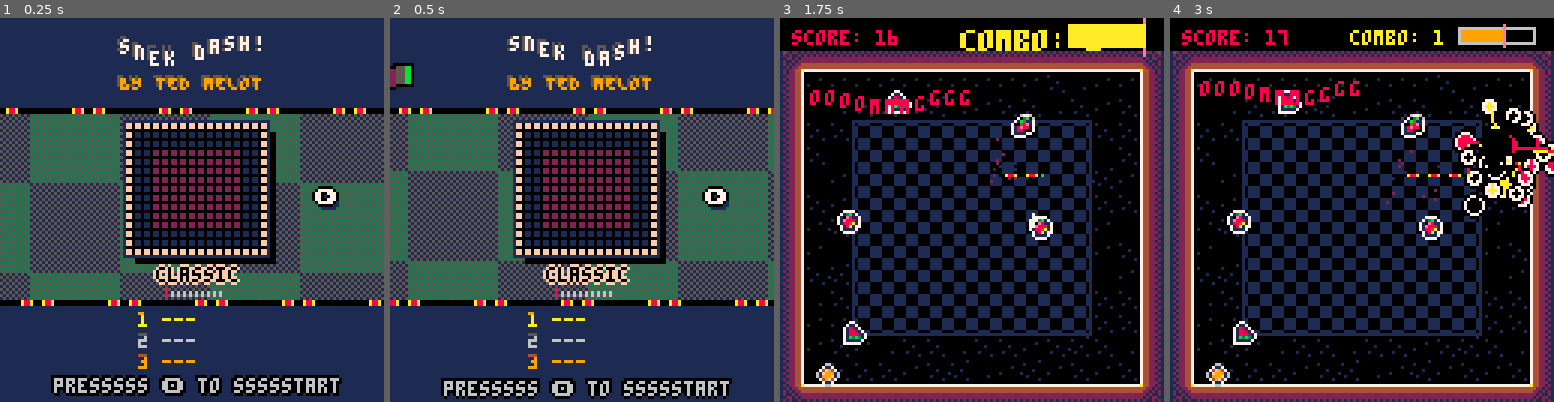
Above: before the commit, frames 1-4 (left to right).
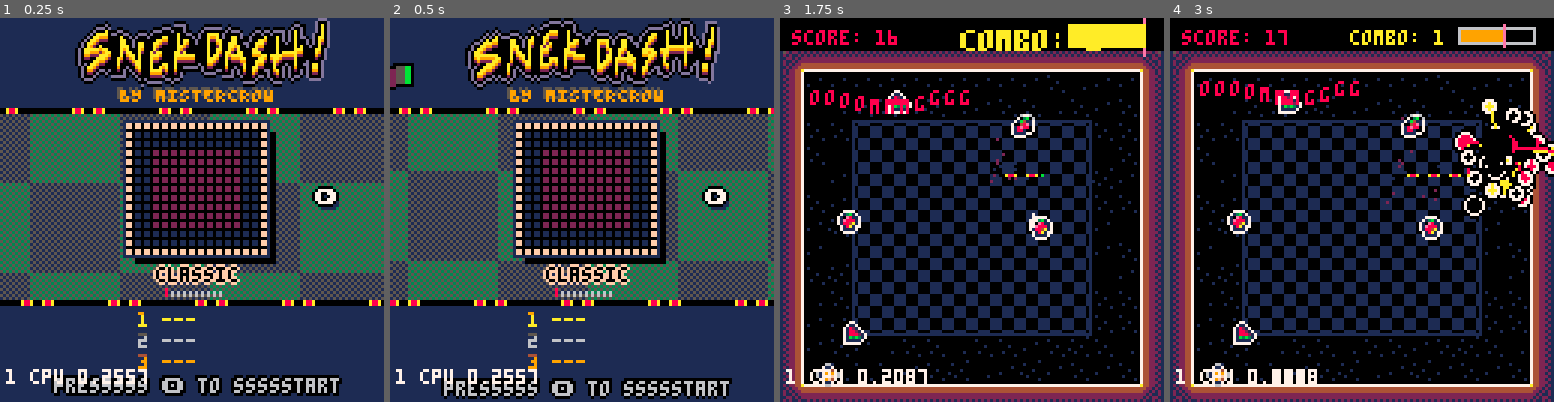
Above: after the commit, the same moments.

Repository: tmelot2/pico-8
Game: PICO-8 cartridge snekdash.p8
Two runs of this game, one before a commit and one after it. Both use one fixed random seed, a clock stepped at 60 frames per second and the inputs below.
Inputs:
- Up to frame 1 (0.25 s): no input
- Up to frame 2 (0.5 s): tap X (X key) at 0.33 s
- Up to frame 3 (1.75 s): tap O (Z key) at 0.7, 1.7 s; tap X (X key) at 1.07 s; hold Right from 1.6 s (still down)
- Up to frame 4 (3 s): tap X (X key) at 1.85, 2.97 s; release Right at 2.1 s; tap O (Z key) at 2.1, 2.5, 2.9 s; hold Up 2.15-2.42 s; hold Right from 2.47 s (still down)

The runs differ from the first frame. In frame 1, 11% of the frame differs, in the area x 1-86%, y 0-96%; in frame 2, 11%; in frame 3, 0.5%; in frame 4, 0.6%.

Commit message:
Title gfx!!!

Diff:
--- a/snekdash.p8
+++ b/snekdash.p8
@@ -172,7 +172,7 @@
     nameEntryDraw()
   end
 
-  -- addDebug('cpu '..stat(1))
+  addDebug('cpu '..stat(1))
   drawDebug(1,110)
 
   if drawVerticalCenter then
@@ -334,22 +334,32 @@
     line(x,y+h,x+w,y+h,0)
   end
 
-  local titletxt="snek dash!"
-  x=29
-  y=8
-  wavyPrint(titletxt, x, y, 2, 5)
-  wavyPrint(titletxt, x+1, y+1, 3, 7)
+  palt(0,false)
+  palt(1,true)
+  y=3+3*sin(timer*0.5*(3.1459/180))
+  sw=85
+  sh=22
+  for i=0,sw do
+    sspr(i,33, 1,sh, 25+i,2+2.0*sin((timer+i)/(40)))
+  end
+  palt(0,true)
+  palt(1,false)
 
   -- words
   local bx=40
-  local by=19
-  local byStr='BY TED MELOT'
+  local by=23
+  local byStr='BY MISTERCROW'
   print(byStr, bx-1, by-1, 5)
   print(byStr, bx, by, 9)
 
   -- snek color selection
-  print(snakepalettes[curPal].name, 5, scd.y, 5)
-  print(snakepalettes[curPal].name, 5+1, scd.y+1, 9)
+  print(snakepalettes[curPal].name, 5, scd.y+1, 0)
+  print(snakepalettes[curPal].name, 4, scd.y+1, 0)
+  print(snakepalettes[curPal].name, 6, scd.y+1, 0)
+  print(snakepalettes[curPal].name, 5, scd.y-1, 0)
+  print(snakepalettes[curPal].name, 4, scd.y-1, 0)
+  print(snakepalettes[curPal].name, 6, scd.y-1, 0)
+  print(snakepalettes[curPal].name, 5, scd.y, 9)
 
   local bx=18
   local by=121
Not shown, changed: 26 lines of the sprite sheet (__gfx__) section of snekdash.p8
